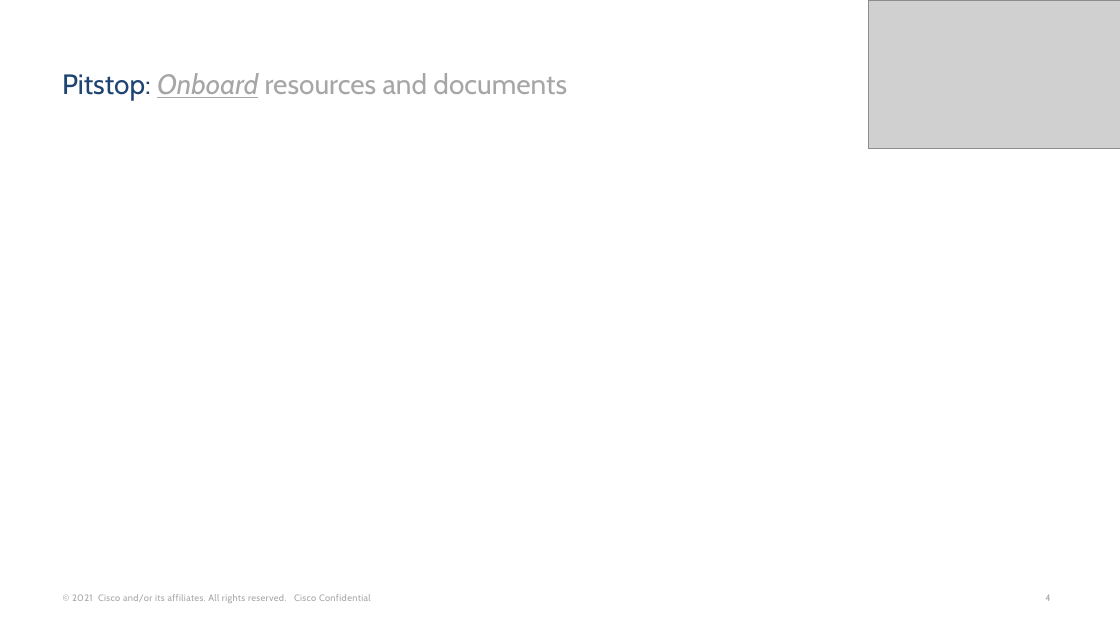
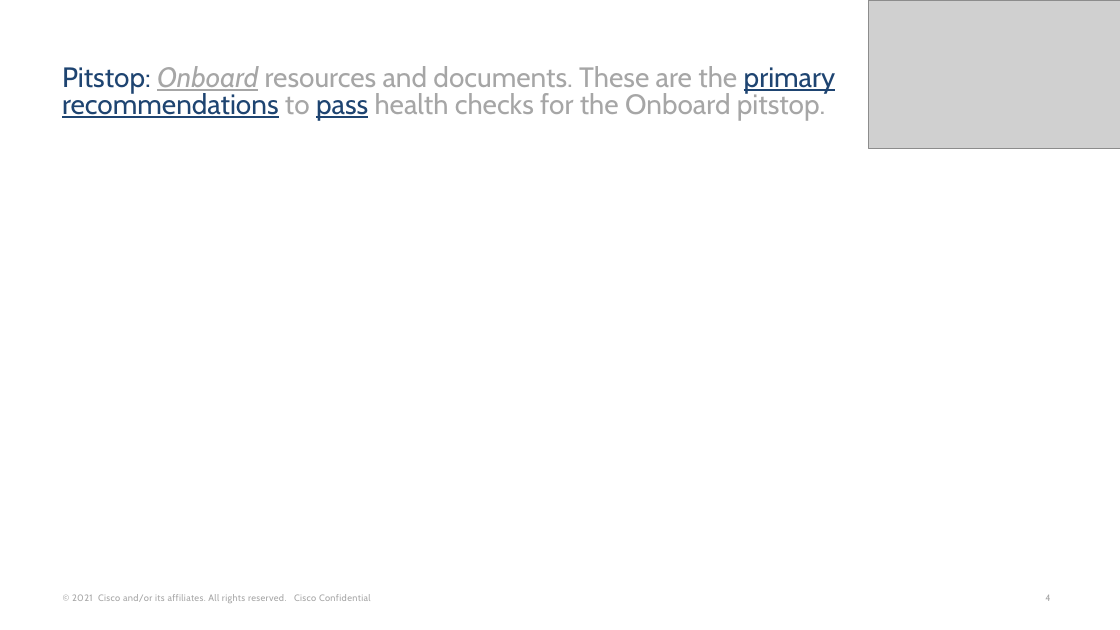
Before and after one commit to Appdynamics/config-assessment-tool, a slide deck: slide 4 of backend/resources/pptAssets/HybridApplicationMonitoringUseCase_template.pptx. Drawn at 1120x630 pixels with LibreOffice and Linux fonts; fonts in the diff are those of the drawing; grey boxes stand for pictures; background and template pictures are left out. Boxes give left, top, right and bottom in pixels: in the first picture for what was removed or moved away, otherwise in the second. Text is boxed around its words. In the diff, an @@ line names an element or a change of style, - is before the commit and + after.

Commit message:
closed Appdynamics/config-assessment-tool#121 - Hybrid App Monitoring Health-check improvement - add secondary health checks

```diff
--- a/backend/resources/pptAssets/HybridApplicationMonitoringUseCase_template.pptx
+++ b/backend/resources/pptAssets/HybridApplicationMonitoringUseCase_template.pptx
@@ title at (62, 66, 836, 120): text changed @@
-Pitstop: Onboard resources and documents
+Pitstop: Onboard resources and documents. These are the primary recommendations to pass health checks for the Onboard pitstop.
```
Also in this commit, not shown: 1 other slide changed, 11 slides added, 5 slides removed, 9 other files.
